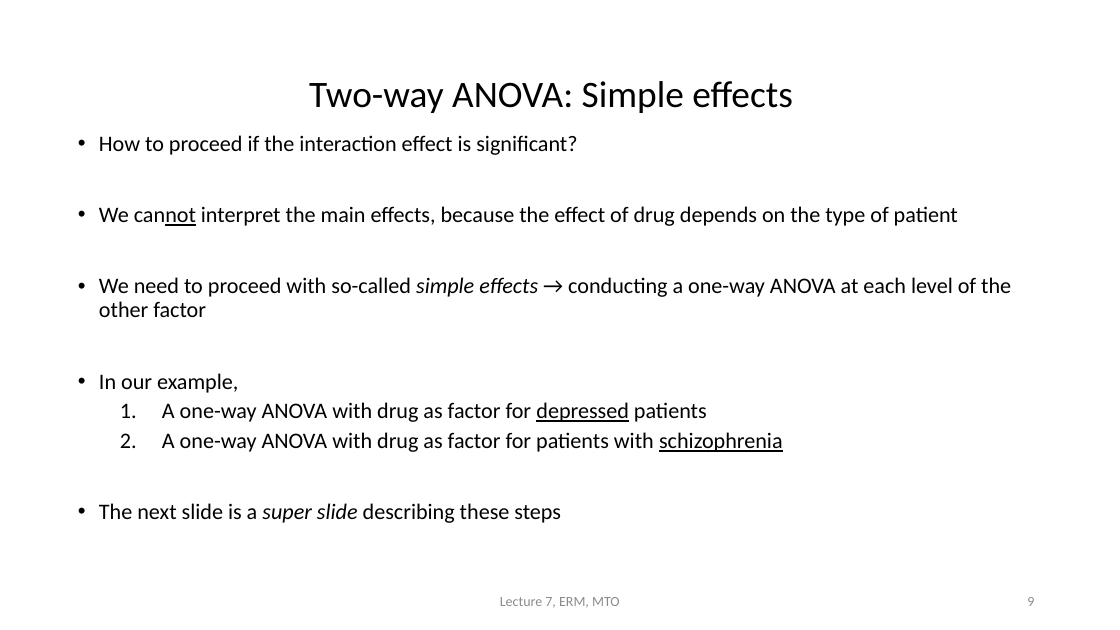
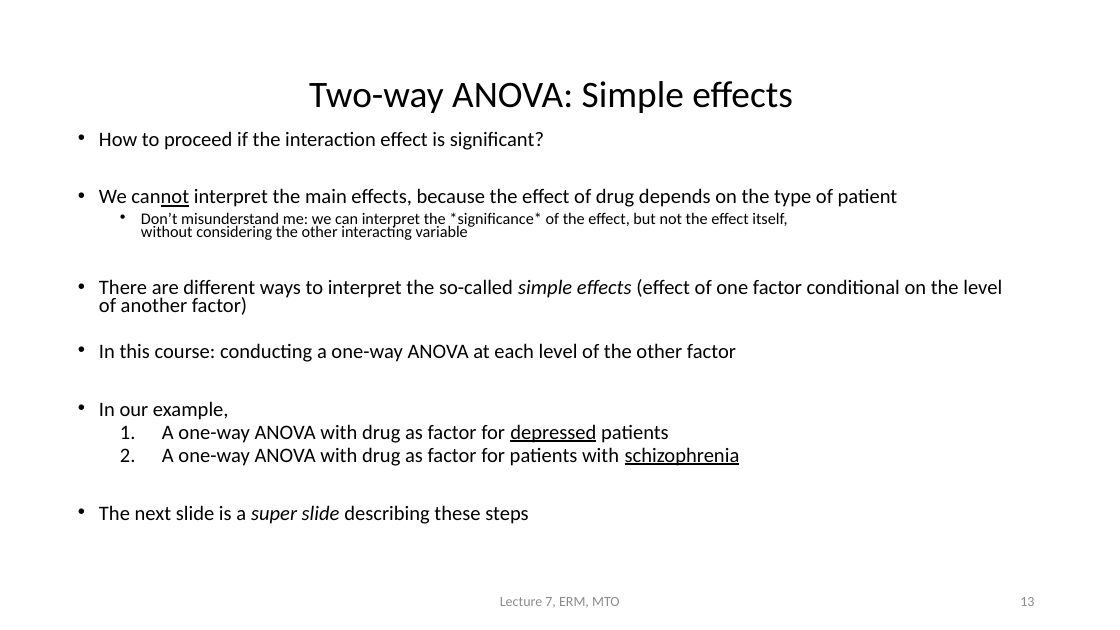
Before and after one commit to cjvanlissa/erm, a slide deck: slide 13 of HC07/HC7_EN.pptx (slide 9 before the commit). Drawn at 1120x630 pixels with LibreOffice and Linux fonts; fonts in the diff are those of the drawing. Boxes give left, top, right and bottom in pixels: in the first picture for what was removed or moved away, otherwise in the second. Text is boxed around its words. In the diff, an @@ line names an element or a change of style, - is before the commit and + after.

```diff
--- a/HC07/HC7_EN.pptx
+++ b/HC07/HC7_EN.pptx
@@ text at (99, 131, 898, 524): size 19 to 17.6 pt in "How to proceed if the interaction effect ...", "We cannot interpret the main effects, because ...", "In our example,", "A one-way ANOVA with drug as factor ..." and 2 more places; line spacing 0.9 to 0.7 @@
@@ text at (99, 212, 1002, 362): text changed; size 19 to 17.6 pt @@
-• We need to proceed with so-called simple effects → conducting a one-way ANOVA at each level of the other factor
+  • Don’t misunderstand me: we can interpret the *significance* of the effect, but not the effect itself,
+    without considering the other interacting variable
+• There are different ways to interpret the so-called simple effects (effect of one factor conditional on the level of another factor)
+• In this course: conducting a one-way ANOVA at each level of the other factor
@@ page number at (1020, 597, 1034, 606): text changed @@
-9
+13
```
Also in this commit, not shown: 8 other slides changed, 4 slides added, 1 slide removed, 1 other file.
